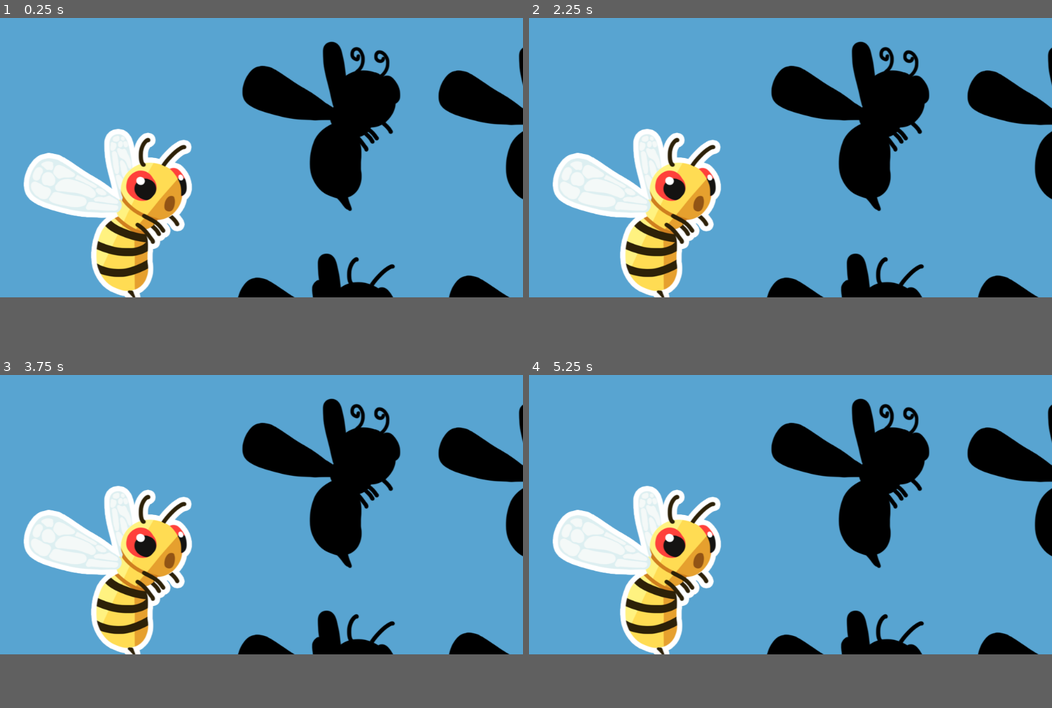
Above: before the commit, frames 1-4 (two rows, left to right).
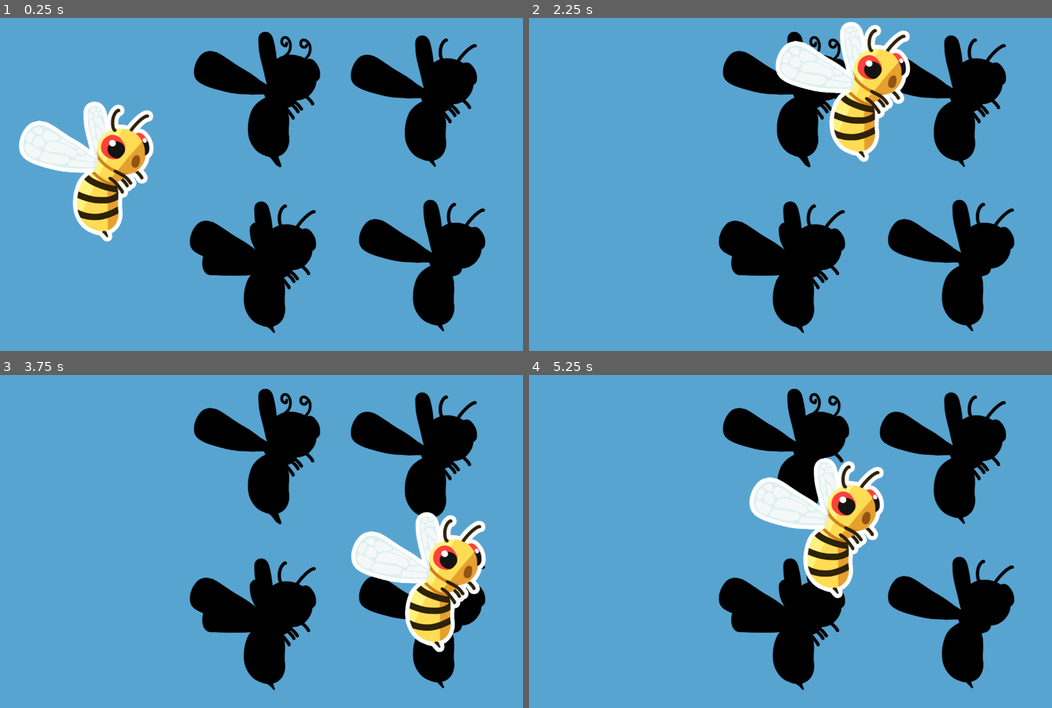
Above: after the commit, the same moments.

Repository: joao-zip/game-dev-2
Game: Godot game, scene res://levels/level_1/level_1.tscn
Same seed, same stepped clock (60 frames per second), same inputs: the game is played once before the commit and once after it. Before the commit the project has no main scene; this scene is started directly in both runs.
Inputs (mouse positions are in pixels of both pictures, inside the frame that each line leads up to):
- Up to frame 1 (0.25 s): no input
- Up to frame 2 (2.25 s): tap Enter at 0.5, 2 s; move the mouse to (905, 127) at 0.52 s; press the mouse at (905, 127) at 0.53 s; tap Space at 1.25 s; move the mouse to (685, 161) at 1.27 s; release the mouse at (685, 161) at 1.28 s; click (685, 161) at 1.35 s; move the mouse to (842, 77) at 2.02 s; press the mouse at (842, 77) at 2.03 s
- Up to frame 3 (3.75 s): tap Space at 2.75 s; move the mouse to (235, 561) at 2.77 s; release the mouse at (235, 561) at 2.78 s; click (235, 561) at 2.85 s; tap Enter at 3.5 s; move the mouse to (418, 548) at 3.52 s; press the mouse at (418, 548) at 3.53 s
- Up to frame 4 (5.25 s): tap Space at 4.25 s; move the mouse to (633, 454) at 4.27 s; release the mouse at (633, 454) at 4.28 s; click (633, 454) at 4.35 s; move the mouse to (816, 501) at 5.02 s; press the mouse at (816, 501) at 5.03 s
The window is 800x468 before the commit and 800x550 after it. Grey fills any space a smaller window leaves; there, only what the larger window draws over its background counts as a difference.

The runs differ from the first frame. In frame 1, 33% of the frame differs, in the area x 3-100%, y 4-95%; in frame 2, 33%; in frame 3, 35%, in the area x 4-100%, y 4-95%; in frame 4, 34%.

Commit message:
tem que dar commit nisso toda vez

Diff:
--- a/src/project.godot
+++ b/src/project.godot
@@ -11,11 +11,27 @@
 [application]
 
 config/name="Vamos Conhecer o Jardim?"
+run/main_scene="res://levels/level_1/level_1.tscn"
 config/icon="res://icon.png"
+
+[display]
+
+window/size/width=1280
+window/size/height=880
+window/size/test_width=1280
+window/size/test_height=880
 
 [gui]
 
 common/drop_mouse_on_gui_input_disabled=true
+
+[input]
+
+ui_left_click={
+"deadzone": 0.5,
+"events": [ Object(InputEventMouseButton,"resource_local_to_scene":false,"resource_name":"","device":0,"alt":false,"shift":false,"control":false,"meta":false,"command":false,"button_mask":0,"position":Vector2( 0, 0 ),"global_position":Vector2( 0, 0 ),"factor":1.0,"button_index":1,"pressed":false,"doubleclick":false,"script":null)
+ ]
+}
 
 [physics]
 
